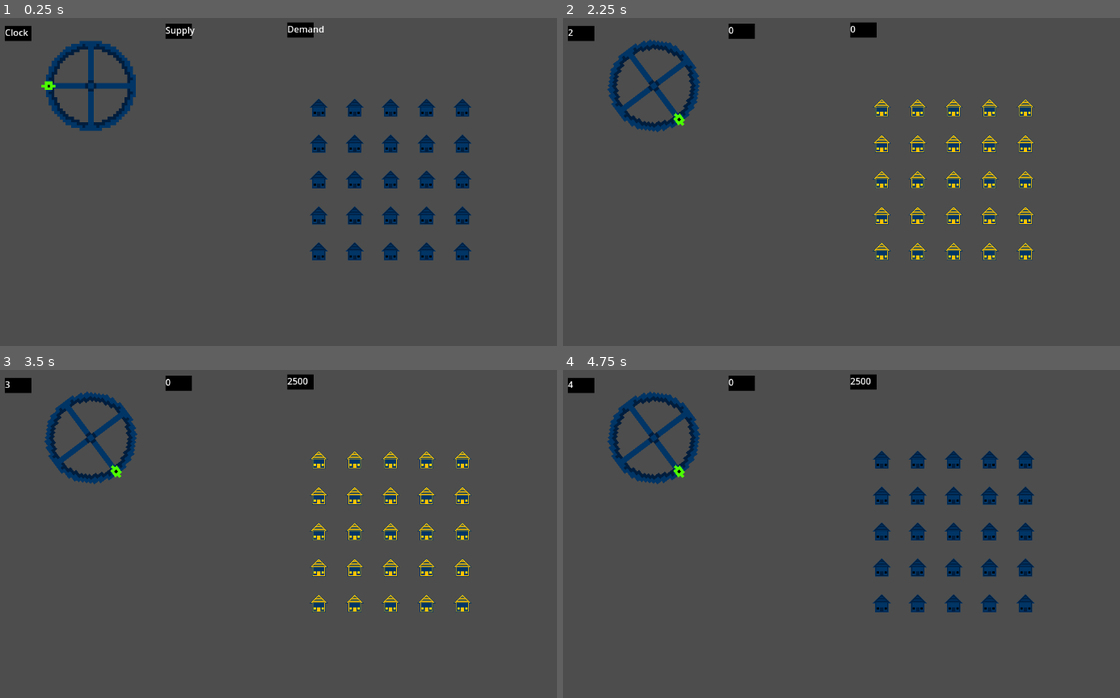
Above: before the commit, frames 1-4 (two rows, left to right).
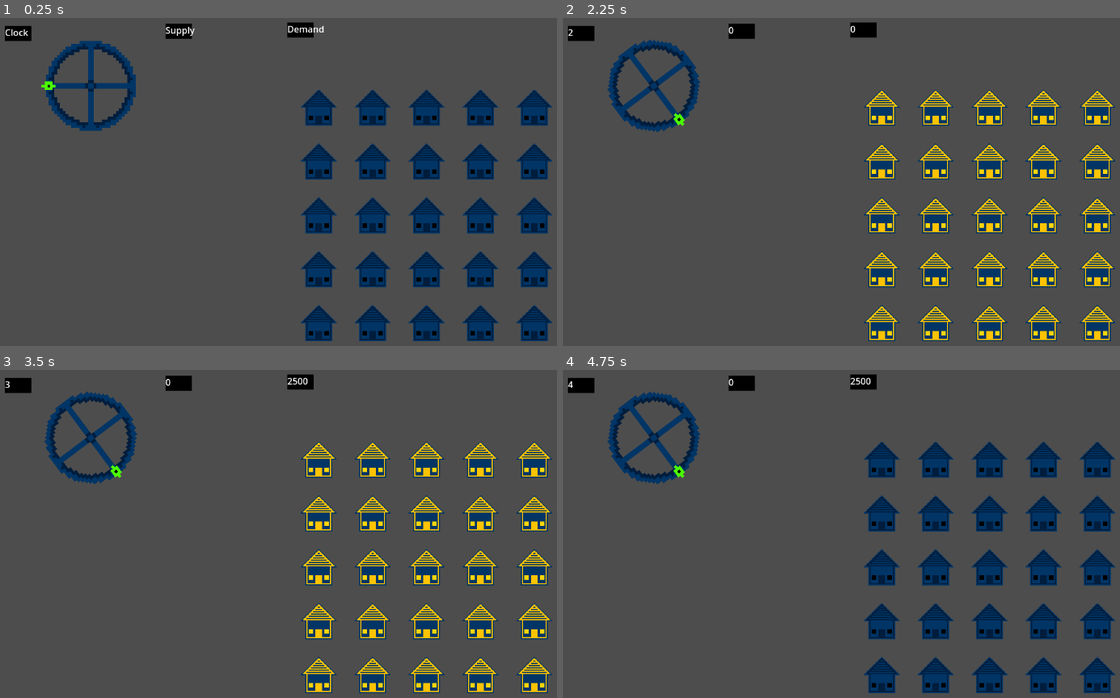
Above: after the commit, the same moments.

Repository: CWmain/BigModeGameJam2025
Game: Godot game, scene res://Levels/main_scene.tscn
Two runs of this game, one before a commit and one after it. Both use one fixed random seed, a clock stepped at 60 frames per second and the inputs below.
Inputs (mouse positions are in pixels of both pictures, inside the frame that each line leads up to):
- Up to frame 1 (0.25 s): no input
- Up to frame 2 (2.25 s): tap Enter at 0.5, 2 s; move the mouse to (613, 86) at 0.52 s; press the mouse at (613, 86) at 0.53 s; tap Space at 1.25 s; move the mouse to (752, 218) at 1.27 s; release the mouse at (752, 218) at 1.28 s; click (752, 218) at 1.35 s; move the mouse to (947, 119) at 2.02 s; press the mouse at (947, 119) at 2.03 s; tap T (Test_Click) at 2.1 s
- Up to frame 3 (3.5 s): tap Space at 2.75 s; move the mouse to (289, 625) at 2.77 s; release the mouse at (289, 625) at 2.78 s; click (289, 625) at 2.85 s
- Up to frame 4 (4.75 s): tap Enter at 3.5 s; move the mouse to (1075, 606) at 3.52 s; press the mouse at (1075, 606) at 3.53 s; tap Space at 4.25 s; move the mouse to (685, 497) at 4.27 s; release the mouse at (685, 497) at 4.28 s; tap T (Test_Click) at 4.35 s; click (685, 497) at 4.55 s

The runs differ from the first frame. In frame 1, 13% of the frame differs, in the area x 53-100%, y 21-99%; in frame 2, 12%; in frame 3, 12%; in frame 4, 13%.

Commit message:
Adjusted the size of the houses, implemented the rigidbody for excessive of the wheel. Needs refaining and of indicator (like shaking) before if falls off

Diff:
--- a/Levels/main_scene.tscn
+++ b/Levels/main_scene.tscn
@@ -8,6 +8,8 @@
 [ext_resource type="PackedScene" uid="uid://dlscus0ab1wi7" path="res://Objects/Displays/Clock/clock.tscn" id="5_7ud24"]
 [ext_resource type="PackedScene" uid="uid://dxxdrcyoky3nn" path="res://Objects/Displays/Demand/demand.tscn" id="6_bm4fj"]
 [ext_resource type="PackedScene" uid="uid://dd2vd3iqvo53d" path="res://Objects/Displays/Supply/supply.tscn" id="7_ik7vq"]
+
+[sub_resource type="WorldBoundaryShape2D" id="WorldBoundaryShape2D_ae6m6"]
 
 [node name="MainScene" type="Node2D"]
 
@@ -21,8 +23,16 @@
 position = Vector2(575, 160)
 rowLength = 5
 toGenerate = 25
-HOUSE_WIDTH = 64
-HOUSE_HEIGHT = 64
+HOUSE_WIDTH = 96
+HOUSE_HEIGHT = 96
+
+[node name="StaticBody2D" type="StaticBody2D" parent="."]
+position = Vector2(169, 121)
+scale = Vector2(5, 5)
+
+[node name="CollisionShape2D" type="CollisionShape2D" parent="StaticBody2D"]
+position = Vector2(29.4, 35.6)
+shape = SubResource("WorldBoundaryShape2D_ae6m6")
 
 [node name="Wheel" parent="." instance=ExtResource("3_3j2tn")]
 position = Vector2(169, 121)
--- a/Objects/House/house.tscn
+++ b/Objects/House/house.tscn
@@ -5,6 +5,7 @@
 [ext_resource type="Texture2D" uid="uid://bqtmy4ve7lous" path="res://Objects/House/LightHouse.png" id="2_j8bnv"]
 
 [node name="House" type="Node2D" groups=["Demander"]]
+scale = Vector2(2, 2)
 script = ExtResource("1_pd1pw")
 
 [node name="Dark" type="Sprite2D" parent="."]
--- a/Objects/Wheel/wheel.gd
+++ b/Objects/Wheel/wheel.gd
@@ -1,6 +1,7 @@
 extends Node2D
 
 @onready var wheel_handle = $WheelHandle
+@onready var rigid_body_2d = $RigidBody2D
 
 @export var powerPerTurn : int = 10
 
@@ -47,5 +48,8 @@
 	return toReturn
 
 func fallOff() -> void:
+	print("Wheel fell off")
 	SUPPLY = 0
-	hide()
+	canHold = false
+	wheel_handle.hide()
+	rigid_body_2d.freeze = false
--- a/Objects/Wheel/wheel.tscn
+++ b/Objects/Wheel/wheel.tscn
@@ -1,8 +1,11 @@
-[gd_scene load_steps=5 format=3 uid="uid://bik1qhl8twixa"]
+[gd_scene load_steps=6 format=3 uid="uid://bik1qhl8twixa"]
 
 [ext_resource type="Script" path="res://Objects/Wheel/wheel.gd" id="1_5fxyp"]
 [ext_resource type="Texture2D" uid="uid://qe2gt1ogun0j" path="res://Objects/Wheel/Wheel.png" id="1_f27yq"]
 [ext_resource type="Texture2D" uid="uid://bxmmcjnnh5rsa" path="res://Objects/Wheel/WheelHandle.png" id="2_xtljp"]
+
+[sub_resource type="CircleShape2D" id="CircleShape2D_rdxlf"]
+radius = 19.0263
 
 [sub_resource type="RectangleShape2D" id="RectangleShape2D_oqoid"]
 size = Vector2(6, 4)
@@ -10,8 +13,14 @@
 [node name="Wheel" type="Node2D" groups=["Supplier"]]
 script = ExtResource("1_5fxyp")
 
-[node name="Wheel" type="Sprite2D" parent="."]
+[node name="RigidBody2D" type="RigidBody2D" parent="."]
+freeze = true
+
+[node name="Wheel" type="Sprite2D" parent="RigidBody2D"]
 texture = ExtResource("1_f27yq")
+
+[node name="CollisionShape2D" type="CollisionShape2D" parent="RigidBody2D"]
+shape = SubResource("CircleShape2D_rdxlf")
 
 [node name="WheelHandle" type="Sprite2D" parent="."]
 position = Vector2(-15, 0)
--- a/project.godot
+++ b/project.godot
@@ -32,6 +32,10 @@
 ]
 }
 
+[layer_names]
+
+2d_physics/layer_1="Physics"
+
 [rendering]
 
 textures/canvas_textures/default_texture_filter=0
Not shown: 1 places in Levels/main_scene.tscn that only renumber resources
